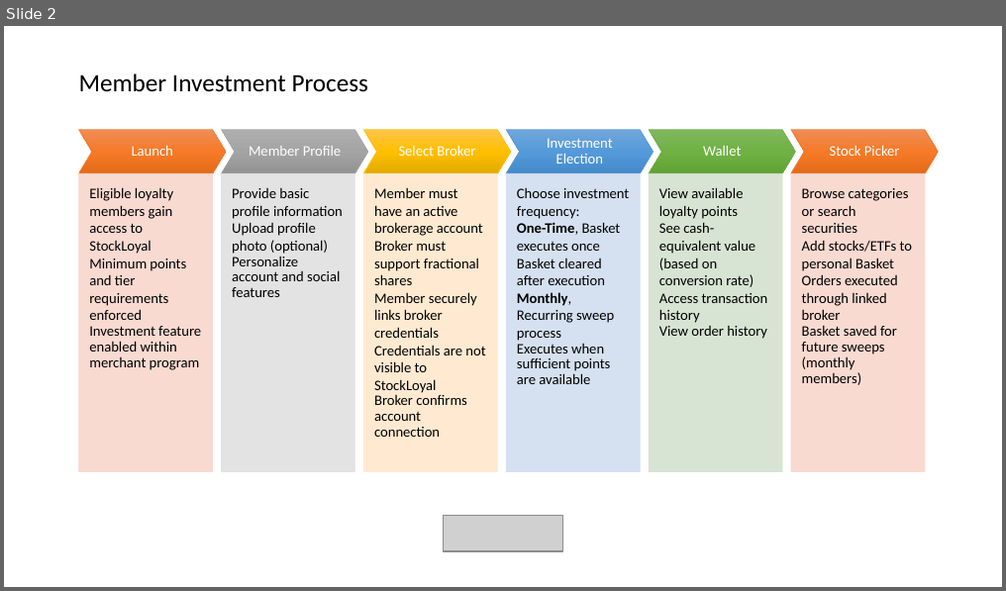
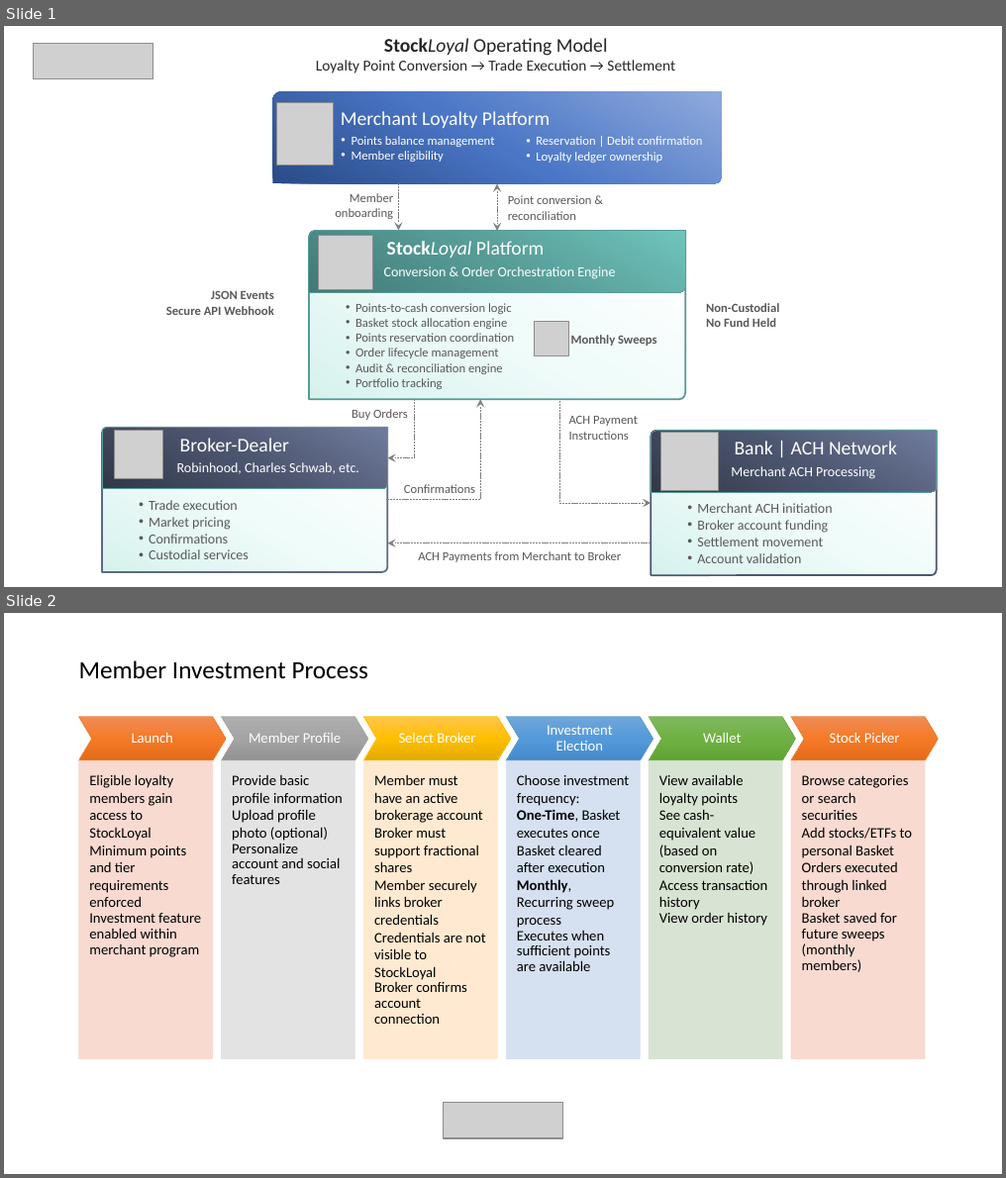
Before and after one commit to reiannone/stockloyal-pwa, a slide deck: StockLoyal_DataFlow_Detailed.pptx. Shown one above the other, each under a label of ours: slide 2 before the commit, slides 1 and 2 after it. The pictures are 1006x591 and 1006x1178 pixels, drawn with LibreOffice and Linux fonts; fonts in the diff are those of the drawing; grey boxes stand for pictures. Boxes give left, top, right and bottom in pixels: in the first picture for what was removed or moved away, otherwise in the second. Text is boxed around its words. In the diff, an @@ line names an element or a change of style, - is before the commit and + after.

```diff
--- a/StockLoyal_DataFlow_Detailed.pptx
+++ b/StockLoyal_DataFlow_Detailed.pptx
@@ slide 1 added at [4,26,1002,587], background #FFFFFF @@
@@ picture added at [33,43,153,78] @@
@@ text added at [316,38,675,74], 11 pt, text #262626 @@
+StockLoyal Operating Model
+Loyalty Point Conversion → Trade Execution → Settlement
@@ group added at [102,92,936,575]: 21 texts, 7 round diag rects, 5 pictures, 3 elbow arrows, 2 arrows, 1 double arrow @@
+Merchant Loyalty Platform
+• Points balance management
+• Member eligibility
+• Reservation | Debit confirmation
+• Loyalty ledger ownership
+Broker-Dealer
+Robinhood, Charles Schwab, etc.
+• Trade execution
+• Market pricing
+• Confirmations
+• Custodial services
+Bank | ACH Network
+Merchant ACH Processing
+• Merchant ACH initiation
+• Broker account funding
+• Settlement movement
+• Account validation
+JSON Events
+Secure API Webhook
+Confirmations
+Buy Orders
+ACH Payments from Merchant to Broker
+ACH Payment Instructions
+Point conversion & reconciliation
+Member onboarding
+Non-Custodial
+No Fund Held
+StockLoyal Platform
+Conversion & Order Orchestration Engine
+• Points-to-cash conversion logic
+• Basket stock allocation engine
+• Points reservation coordination
+• Order lifecycle management
+• Audit & reconciliation engine
+• Portfolio tracking
+Monthly Sweeps
```
Also in this commit, not shown: 1 slide removed, 17 other files.
